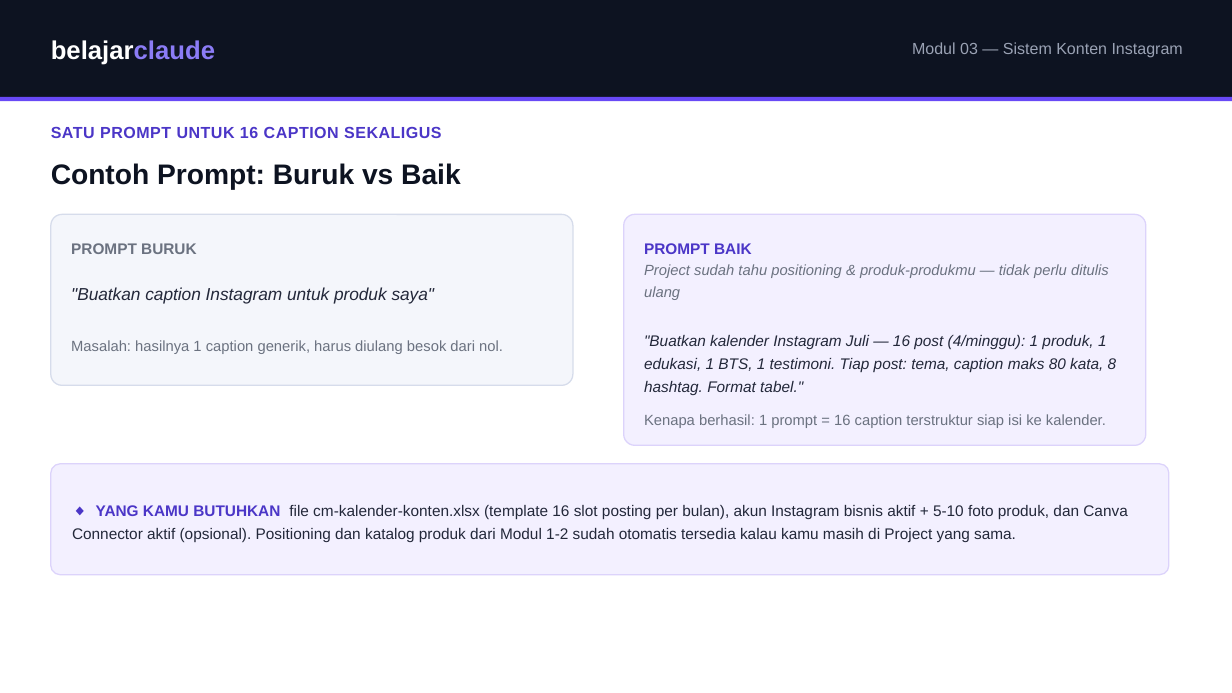
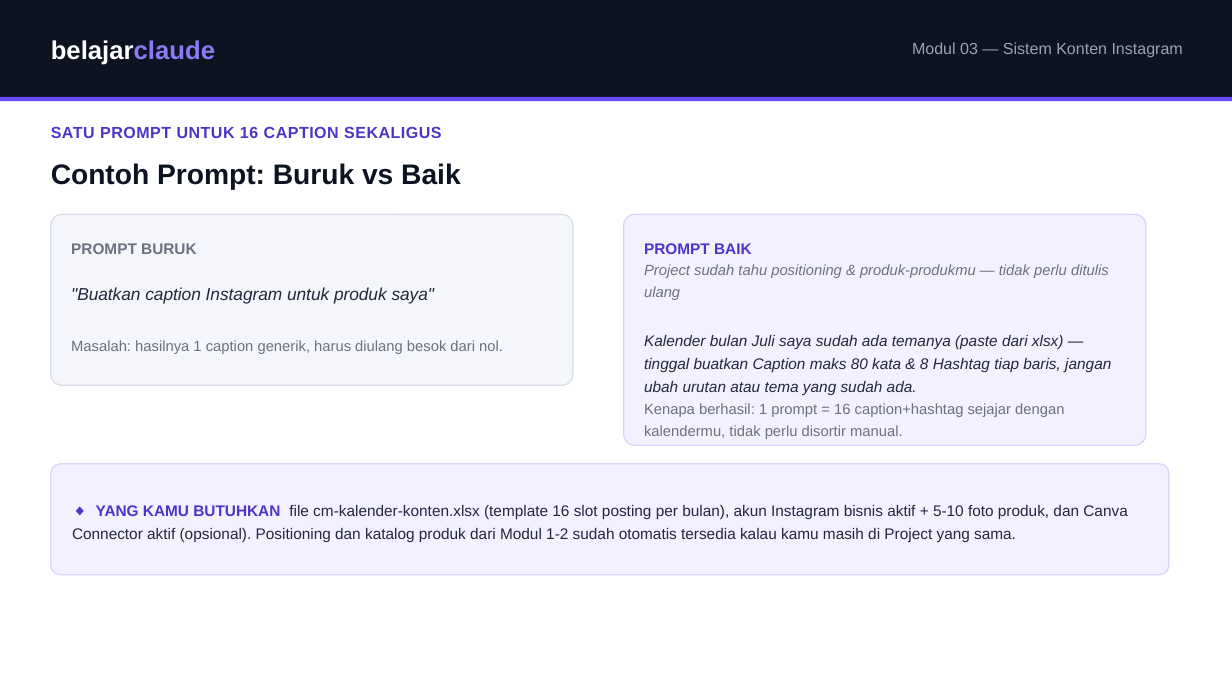
Before and after one commit to juliautomo/belajar-claude, a slide deck: slide 4 of Content-Marketing/M03-Konten-Instagram/K3-M03-Sistem-Konten-Instagram.pptx. Drawn at 1232x693 pixels with LibreOffice and Linux fonts; fonts in the diff are those of the drawing. Boxes give left, top, right and bottom in pixels: in the first picture for what was removed or moved away, otherwise in the second. Text is boxed around its words. In the diff, an @@ line names an element or a change of style, - is before the commit and + after.

```diff
--- a/Content-Marketing/M03-Konten-Instagram/K3-M03-Sistem-Konten-Instagram.pptx
+++ b/Content-Marketing/M03-Konten-Instagram/K3-M03-Sistem-Konten-Instagram.pptx
@@ text at <box>644,335,1111,395</box>: text changed @@
-"Buatkan kalender Instagram Juli — 16 post (4/minggu): 1 produk, 1 edukasi, 1 BTS, 1 testimoni. Tiap post: tema, caption maks 80 kata, 8 hashtag. Format tabel."
+Kalender bulan Juli saya sudah ada temanya (paste dari xlsx) — tinggal buatkan Caption maks 80 kata & 8 Hashtag tiap baris, jangan ubah urutan atau tema yang sudah ada.
@@ text at <box>644,403,1064,439</box>: text changed @@
-Kenapa berhasil: 1 prompt = 16 caption terstruktur siap isi ke kalender.
+Kenapa berhasil: 1 prompt = 16 caption+hashtag sejajar dengan kalendermu, tidak perlu disortir manual.
```
Also in this commit, not shown: 2 other slides changed, 2 other files.
